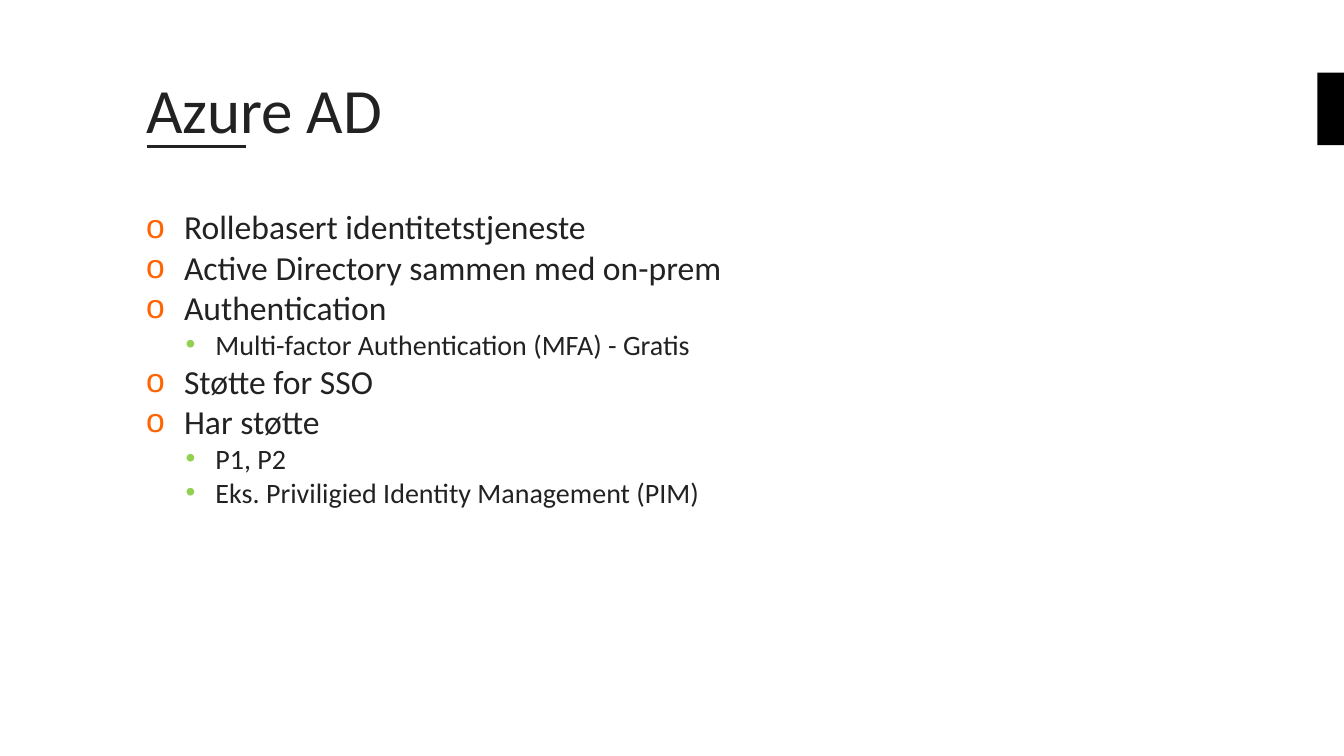
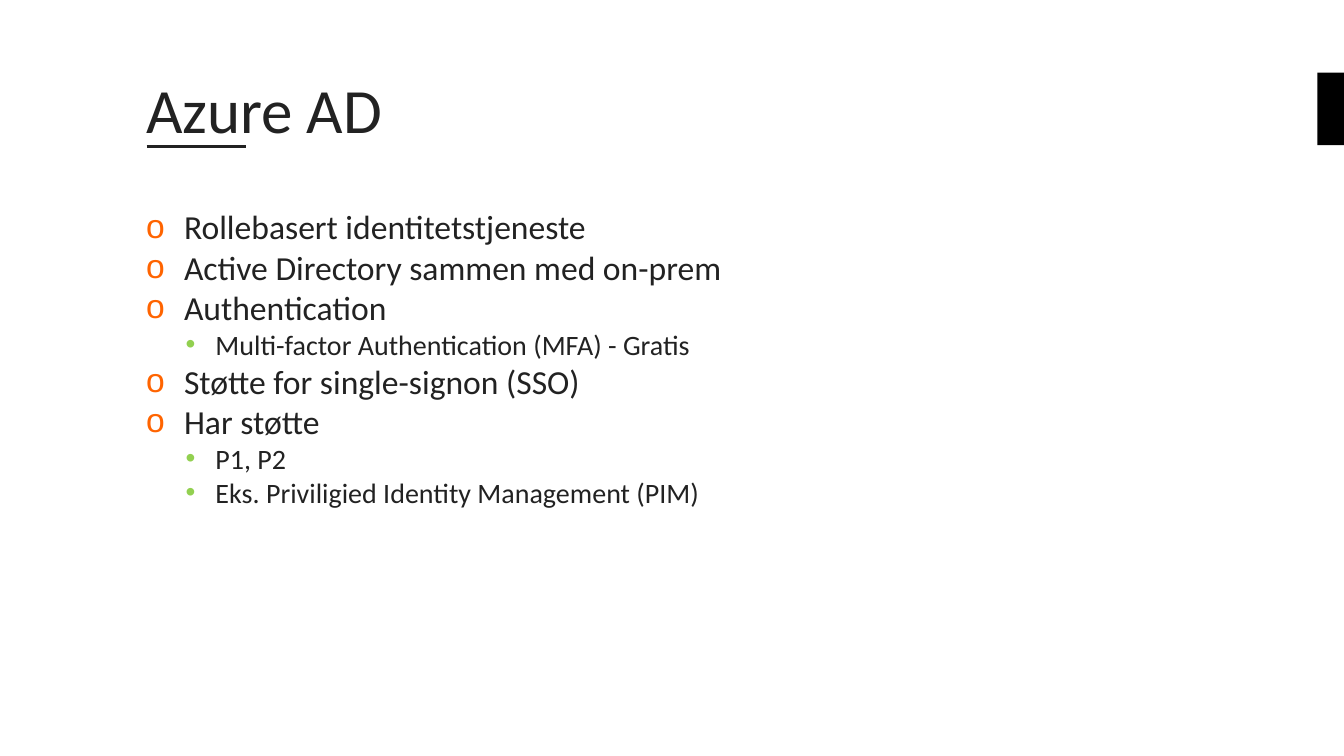
Before and after one commit to bouvet/azure-workshops, a slide deck: slide 12 of Workshop_3/Presentasjon/Azureskolen-Workshop#3.pptx. Drawn at 1344x756 pixels with LibreOffice and Linux fonts; fonts in the diff are those of the drawing; background and template pictures are left out. Boxes give left, top, right and bottom in pixels: in the first picture for what was removed or moved away, otherwise in the second. Text is boxed around its words. In the diff, an @@ line names an element or a change of style, - is before the commit and + after.

```diff
--- a/Workshop_3/Presentasjon/Azureskolen-Workshop#3.pptx
+++ b/Workshop_3/Presentasjon/Azureskolen-Workshop#3.pptx
@@ text at box(184, 369, 579, 400): text changed @@
-o Støtte for SSO
+o Støtte for single-signon (SSO)
```
Also in this commit, not shown: 5 other slides changed, 6 other files.
